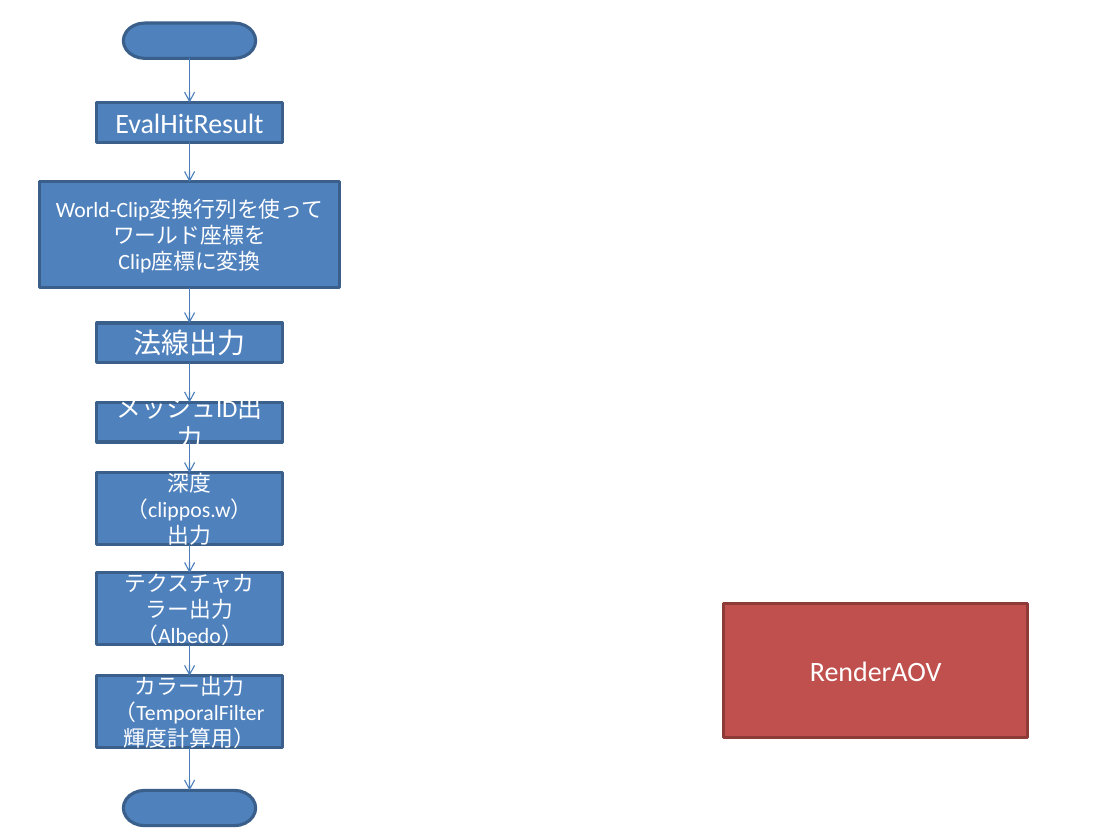
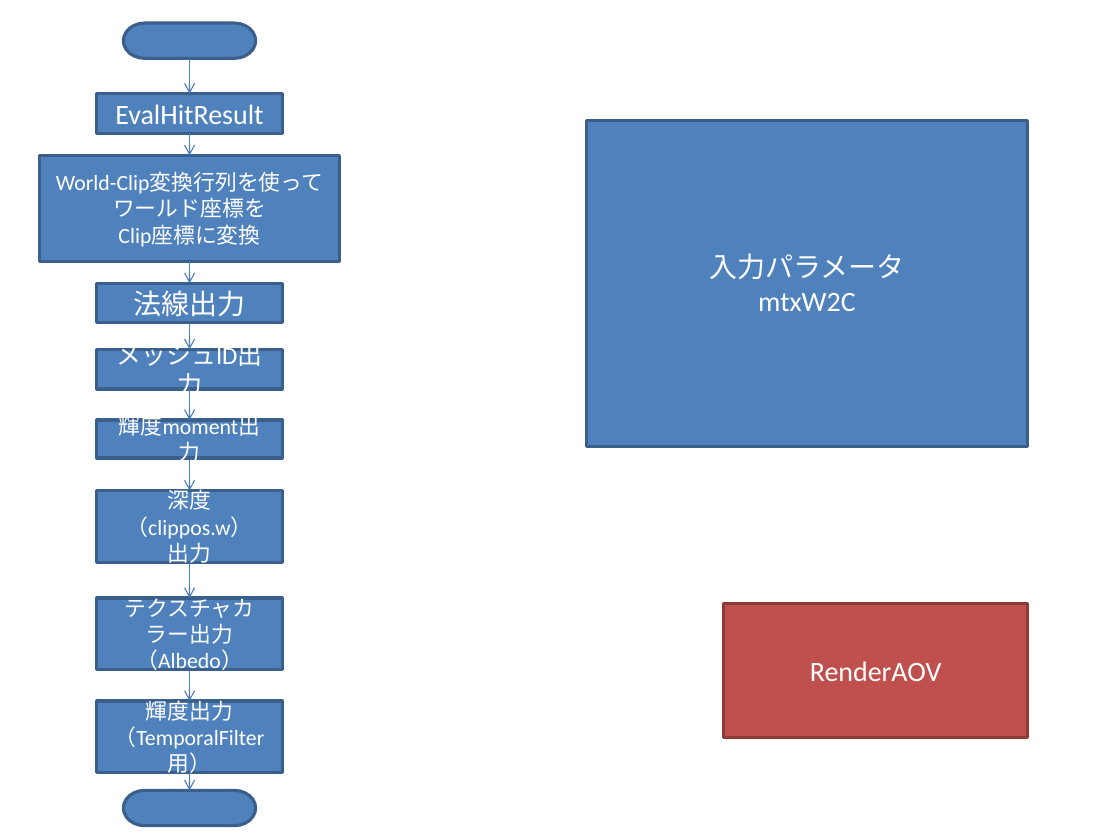
Before and after one commit to nackdai/aten, a slide deck: slide 4 of docs/FlowChartForSVGF.pptx (slide 3 before the commit). Drawn at 1120x840 pixels with LibreOffice and Linux fonts; fonts in the diff are those of the drawing. Boxes give left, top, right and bottom in pixels: in the first picture for what was removed or moved away, otherwise in the second. Text is boxed around its words. In the diff, an @@ line names an element or a change of style, - is before the commit and + after.

```diff
--- a/docs/FlowChartForSVGF.pptx
+++ b/docs/FlowChartForSVGF.pptx
@@ arrow moved from (189, 58) - (189, 103) to (189, 58) - (189, 94) @@
@@ rectangle "EvalHitResult": place and size @@
-rectangle "EvalHitResult" at [97, 103, 282, 142]
+rectangle "EvalHitResult" at [97, 94, 282, 133]
@@ arrow moved from (189, 142) - (189, 181) to (189, 133) - (189, 156) @@
@@ rectangle added at [587, 120, 1028, 446], fill #4F81BD, outline #3A5F8C 2 pt, 18 pt, text #FFFFFF @@
+入力パラメータ
+mtxW2C
@@ rectangle "World-Clip変換行列を使ってワールド座標を": place and size @@
-rectangle "World-Clip変換行列を使ってワールド座標を" at [39, 181, 339, 287]
+rectangle "World-Clip変換行列を使ってワールド座標を" at [39, 156, 339, 261]
@@ arrow moved from (189, 288) - (189, 323) to (189, 261) - (189, 283) @@
@@ rectangle "法線出力": place and size @@
-rectangle "法線出力" at [97, 323, 282, 362]
+rectangle "法線出力" at [97, 283, 282, 323]
@@ arrow moved from (189, 363) - (189, 402) to (189, 323) - (189, 349) @@
@@ rectangle "メッシュID出力": place and size @@
-rectangle "メッシュID出力" at [97, 402, 282, 441]
+rectangle "メッシュID出力" at [97, 349, 282, 389]
@@ arrow added from (189, 389) to (189, 420), #4B7EBC 0.75 pt @@
@@ rectangle added at [97, 420, 282, 458], fill #4F81BD, outline #3A5F8C 2 pt, 14 pt, text #FFFFFF @@
+輝度moment出力
@@ arrow moved from (189, 442) - (189, 473) to (189, 458) - (189, 491) @@
@@ rectangle "深度（clippos.w）": place and size @@
-rectangle "深度（clippos.w）" at [97, 473, 282, 544]
+rectangle "深度（clippos.w）" at [97, 491, 282, 562]
@@ arrow moved from (189, 544) - (189, 572) to (189, 562) - (189, 598) @@
@@ 2 rectangles, 1 arrow: place and size @@
-2 rectangles, 1 arrow at [97, 572, 282, 747]
+2 rectangles, 1 arrow at [97, 598, 282, 773]
@@ text in rectangle at [146, 697, 233, 721]: text changed @@
-カラー出力
-（TemporalFilter
-輝度計算用）
+輝度出力
+（TemporalFilter用）
@@ arrow moved from (189, 747) - (189, 791) to (189, 773) - (189, 791) @@
```
Also in this commit, not shown: 2 other slides changed, 3 slides added.
